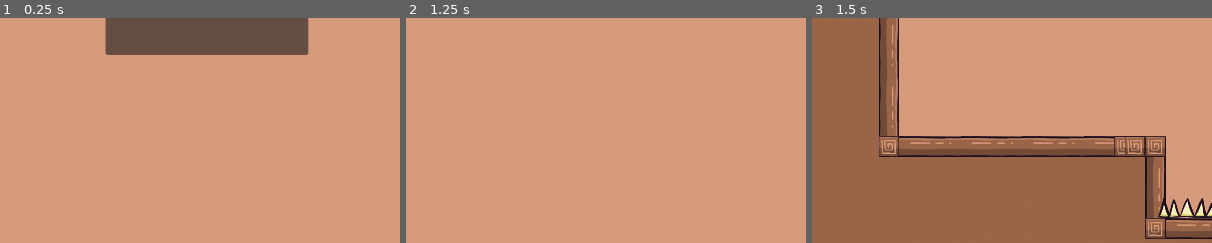
Above: before the commit, frames 1-3 (left to right).
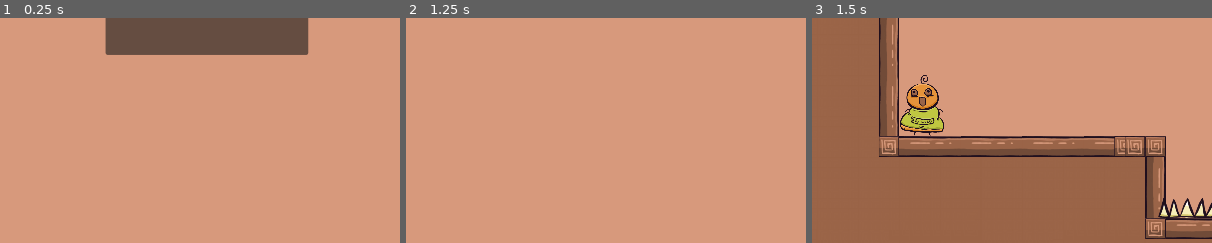
Above: after the commit, the same moments.

Repository: Yotambu100/The-hood-Five
Game: Godot game, scene res://main.tscn
The game is run twice, just before and just after one commit, with the same random seed, the same clock (stepped at 60 frames per second) and the same inputs.
Inputs:
- Up to frame 1 (0.25 s): no input
- Up to frame 2 (1.25 s): click "PLAY" at 0.5 s
- Up to frame 3 (1.5 s): click "1" at 1.25 s
The pictures show only the part of the screen within x 0-50%, y 50-100%; the shares and areas given below are measured in that part.

Frames 1-2 are identical in both runs. In frame 3, 1.8% of the frame differs, in the area x 22-33%, y 25-53%.
Error after the commit: Parse Error: Unexpected "Identifier" in class body. (res://AutoPlayer/Player.gd:102)

Commit message:
added the dead Splite

Diff:
--- a/AutoPlayer/Player.gd
+++ b/AutoPlayer/Player.gd
@@ -31,13 +31,14 @@
 
 
 func _on_move_timer_timeout():
-	if actions.size() == 0:
-		get_node("MoveTimer").queue_free()
-		cur_action = ACTIONS_DICT["p"]
-		#get_tree().quit()
-	else:
-		jumped_this_move = false
-		cur_action = ACTIONS_DICT[actions.pop_front()]
+	print("on move")
+	if Game.level_is_running:
+		if actions.size() == 0:
+			get_node("MoveTimer").queue_free()
+			cur_action = ACTIONS_DICT["p"]
+		else:
+			jumped_this_move = false
+			cur_action = ACTIONS_DICT[actions.pop_front()]
 
 
 
@@ -97,3 +98,6 @@
 
 func _on_spring_unloaded():
 	cur_jump_velocity = JUMP_VELOCITY
+
+def timeOut():
+	print("This is a global function")
--- a/AutoPlayer/Player.tscn
+++ b/AutoPlayer/Player.tscn
@@ -1,81 +1,40 @@
-[gd_scene load_steps=19 format=3 uid="uid://y22qwdmagkle"]
+[gd_scene load_steps=6 format=3 uid="uid://y22qwdmagkle"]
 
 [ext_resource type="Script" path="res://AutoPlayer/Player.gd" id="1_72qd3"]
 [ext_resource type="Texture2D" uid="uid://cpbkifti6mk74" path="res://AutoPlayer/Player_idle1.png" id="2_dhkk1"]
 [ext_resource type="Texture2D" uid="uid://bk0uwxhqvcjfv" path="res://player/Player hands up.png" id="3_86g3i"]
 
-
 [sub_resource type="RectangleShape2D" id="RectangleShape2D_xha2n"]
-size = Vector2(10.9463, 63.8477)
+size = Vector2(9.31919, 51.4728)
 
 [sub_resource type="SpriteFrames" id="SpriteFrames_2cv27"]
 animations = [{
 "frames": [{
 "duration": 1.0,
-"texture": ExtResource("2_devk5")
+"texture": ExtResource("2_dhkk1")
 }, {
 "duration": 1.0,
-"texture": ExtResource("3_3b0ye")
-}, {
-"duration": 1.0,
-"texture": ExtResource("4_nc5iv")
-}, {
-"duration": 1.0,
-"texture": ExtResource("5_5mrno")
-}, {
-"duration": 1.0,
-"texture": ExtResource("6_l0anr")
-}, {
-"duration": 1.0,
-"texture": ExtResource("7_5o43o")
-}, {
-"duration": 1.0,
-"texture": ExtResource("8_crxiy")
-}, {
-"duration": 1.0,
-"texture": ExtResource("9_o8osa")
-}, {
-"duration": 1.0,
-"texture": ExtResource("10_h6121")
-}, {
-"duration": 1.0,
-"texture": ExtResource("11_40ayh")
-}, {
-"duration": 1.0,
-"texture": ExtResource("12_0upk4")
-}, {
-"duration": 1.0,
-"texture": ExtResource("13_e67cx")
-}, {
-"duration": 1.0,
-"texture": ExtResource("14_xklhf")
-}, {
-"duration": 1.0,
-"texture": ExtResource("15_7dwwf")
-}, {
-"duration": 1.0,
-"texture": ExtResource("16_kq23g")
+"texture": ExtResource("3_86g3i")
 }],
 "loop": true,
 "name": &"Idle",
-"speed": 28.0
+"speed": 5.0
 }]
 
 [node name="Player" type="CharacterBody2D"]
 script = ExtResource("1_72qd3")
 
 [node name="CollisionShape2D" type="CollisionShape2D" parent="."]
-position = Vector2(-3, 7.99991)
+position = Vector2(-1.5, -2)
 rotation = 3.14159
 scale = Vector2(6.76024, -1.37828)
 shape = SubResource("RectangleShape2D_xha2n")
 
 [node name="AnimatedSprite2D" type="AnimatedSprite2D" parent="."]
-position = Vector2(7.62939e-06, -0.999985)
+position = Vector2(9.53674e-07, -12)
 scale = Vector2(0.1225, 0.107875)
 sprite_frames = SubResource("SpriteFrames_2cv27")
 animation = &"Idle"
-frame_progress = 0.552494
 
 [node name="MoveTimer" type="Timer" parent="."]
 process_callback = 0
--- /dev/null
+++ b/Globals/Game.gd
@@ -0,0 +1,6 @@
+extends Node2D
+
+var level_is_running = false
+var Number_OF_LEVELS=5
+#array to collect number of retries in each level, -2=done, -1 not started
+#var level_scores = Array[5]
--- a/level_real_1.gd
+++ b/level_real_1.gd
@@ -1,5 +1,8 @@
 extends Node2D
 var timer=5
+var showDeadMessageSteps=0
+var scaleDeadMessage=0.1
+var rotationDeadMessage=0
 
 
 var level_actions =["jr","r", "jr", "r", "r", "r", "j"]
@@ -7,7 +10,9 @@
 
 # Called when the node enters the scene tree for the first time.
 func _ready():
-	pass # Replace with function body.
+	pass
+	# Create a texture from an image file.
+
 
 
 # Called every frame. 'delta' is the elapsed time since the previous frame.
@@ -18,6 +23,12 @@
 
 func _on_tile_map_ready():
 	pass # Replace with function body.
+
+
+func show_Dead_Message():
+	get_node("CanvasLayer/SpriteDeadMessage2D").show()
+	get_node("CanvasLayer/SpriteDeadMessage2D").set_scale(Vector2(0.1,0.1))
+	get_node("CanvasLayer/SpriteDeadMessage2D").set_rotation(rotationDeadMessage)
 
 
 
@@ -31,4 +42,22 @@
 		clock.set_text(str(timer)+" seconds left")
 		if (timer==0):
 			clock.set_text("your time is up !")
+			Game.level_is_running = true
+			show_Dead_Message()
+					#get_node("CharacterBody2D/CollisionShape2D").emit_signal("renamed")
+
 		timer -=1
+	if showDeadMessageSteps<7:
+		if showDeadMessageSteps>-1:
+			showDeadMessageSteps+=1
+			scaleDeadMessage+=0.1
+			rotationDeadMessage-=0.2
+			print(scaleDeadMessage)
+			get_node("CanvasLayer/SpriteDeadMessage2D").set_scale(Vector2(scaleDeadMessage,scaleDeadMessage))
+			get_node("CanvasLayer/SpriteDeadMessage2D").set_rotation(0)
+
+
+
+
+func _on_animated_sprite_2d_renamed():
+	print("renamed")
--- a/level_real_1.tscn
+++ b/level_real_1.tscn
@@ -8,6 +8,7 @@
 [ext_resource type="Texture2D" uid="uid://cs4sk8a0rywf5" path="res://logs/background.png" id="4_vqu1b"]
 [ext_resource type="AudioStream" uid="uid://m8cn6bag7rg4" path="res://music/The Urban Groove - Hanu Dixit.mp3" id="5_ax5xo"]
 [ext_resource type="Script" path="res://Timer_countdown.gd" id="6_hq22p"]
+[ext_resource type="Texture2D" uid="uid://bbnu3vyptbrbn" path="res://images/Dead message.png" id="7_wt5by"]
 [ext_resource type="Texture2D" uid="uid://hwq2qcy6n46k" path="res://images/mother.png" id="10_lb0ix"]
 [ext_resource type="PackedScene" uid="uid://b5fwak6yrhgoo" path="res://movable/DraggableLog/DraggableLog.tscn" id="11_6pyrq"]
 
@@ -134,6 +135,17 @@
 autostart = true
 script = ExtResource("6_hq22p")
 
+[node name="SpriteDeadMessage2D" type="Sprite2D" parent="CanvasLayer"]
+visible = false
+top_level = true
+z_index = 1
+position = Vector2(558, 354)
+rotation = -0.523599
+scale = Vector2(0.6, 0.6)
+texture = ExtResource("7_wt5by")
+region_enabled = true
+region_rect = Rect2(38.1, 78.9613, 942.47, 894.139)
+
 [node name="AudioStreamPlayer" type="AudioStreamPlayer" parent="."]
 stream = ExtResource("5_ax5xo")
 autoplay = true
@@ -150,5 +162,5 @@
 position = Vector2(576, 314)
 
 [connection signal="pressed" from="CanvasLayer/Button" to="." method="_on_button_pressed"]
-
 [connection signal="timeout" from="CanvasLayer/LBL_Time1/Timer_countdown1" to="." method="_on_timer_countdown_1_timeout"]
+[connection signal="renamed" from="AnimatedSprite2D" to="." method="_on_animated_sprite_2d_renamed"]
--- a/level_real_2.tscn
+++ b/level_real_2.tscn
@@ -6,7 +6,6 @@
 [ext_resource type="Texture2D" uid="uid://cevgbquy7dwql" path="res://logs/spikes1.png" id="3_hryvv"]
 [ext_resource type="Texture2D" uid="uid://ca3eysnbjvsvp" path="res://logs/logs3.png" id="4_bn2gu"]
 [ext_resource type="Texture2D" uid="uid://cs4sk8a0rywf5" path="res://logs/background.png" id="5_p1y6e"]
-[ext_resource type="PackedScene" uid="uid://y22qwdmagkle" path="res://AutoPlayer/Player.tscn" id="6_j6ydt"]
 [ext_resource type="Texture2D" uid="uid://cpbkifti6mk74" path="res://AutoPlayer/Player_idle1.png" id="7_bhc7d"]
 [ext_resource type="Script" path="res://Timer_countdown.gd" id="7_qkspt"]
 [ext_resource type="Texture2D" uid="uid://bk0uwxhqvcjfv" path="res://player/Player hands up.png" id="8_05nsp"]
@@ -197,10 +196,7 @@
 autostart = true
 script = ExtResource("7_qkspt")
 
-[node name="CharacterBody2D" parent="." instance=ExtResource("6_j6ydt")]
-position = Vector2(226, 331)
-
-[node name="AnimatedSprite2D2" type="AnimatedSprite2D" parent="CharacterBody2D"]
+[node name="CharacterBody2D@AnimatedSprite2D2" type="AnimatedSprite2D" parent="."]
 position = Vector2(-3, -3)
 scale = Vector2(0.05, 0.05)
 sprite_frames = SubResource("SpriteFrames_gce3p")
--- a/levels.tscn
+++ b/levels.tscn
@@ -53,7 +53,6 @@
 [connection signal="pressed" from="level1" to="." method="_on_button_pressed"]
 [connection signal="pressed" from="level2" to="." method="_on_level_2_pressed"]
 [connection signal="pressed" from="level2" to="." method="_on_button_2_pressed"]
-[connection signal="pressed" from="level2" to="." method="_on_level_2_pressed"]
 [connection signal="pressed" from="level3" to="." method="_on_level_3_pressed"]
 [connection signal="pressed" from="level4" to="." method="_on_level_4_pressed"]
 [connection signal="pressed" from="level5" to="." method="_on_level_5_pressed"]
--- a/project.godot
+++ b/project.godot
@@ -12,8 +12,12 @@
 
 config/name="The-hood-5"
 run/main_scene="res://main.tscn"
-config/features=PackedStringArray("4.1", "Mobile")
+config/features=PackedStringArray("4.0", "Mobile")
 config/icon="res://icon.svg"
+
+[autoload]
+
+Game="*res://Globals/Game.gd"
 
 [display]
 
Binary file added: images/Dead message.png
Not shown, added: images/Dead message.png.import
Not shown: 1 places in level_real_1.tscn that only renumber resources
Not shown: 1 places in level_real_2.tscn that only renumber resources
Not shown: 1 places in levels.tscn that only renumber resources
